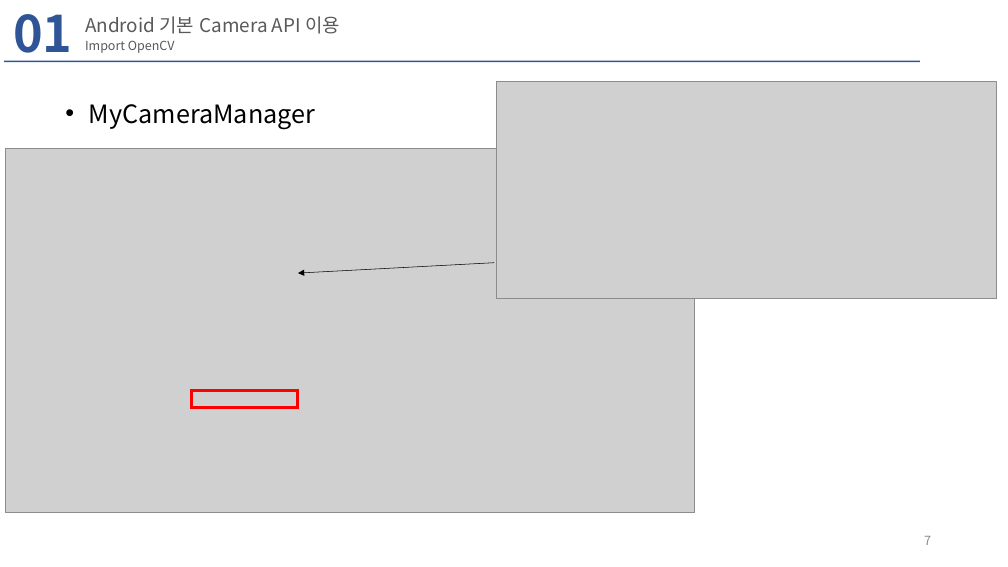
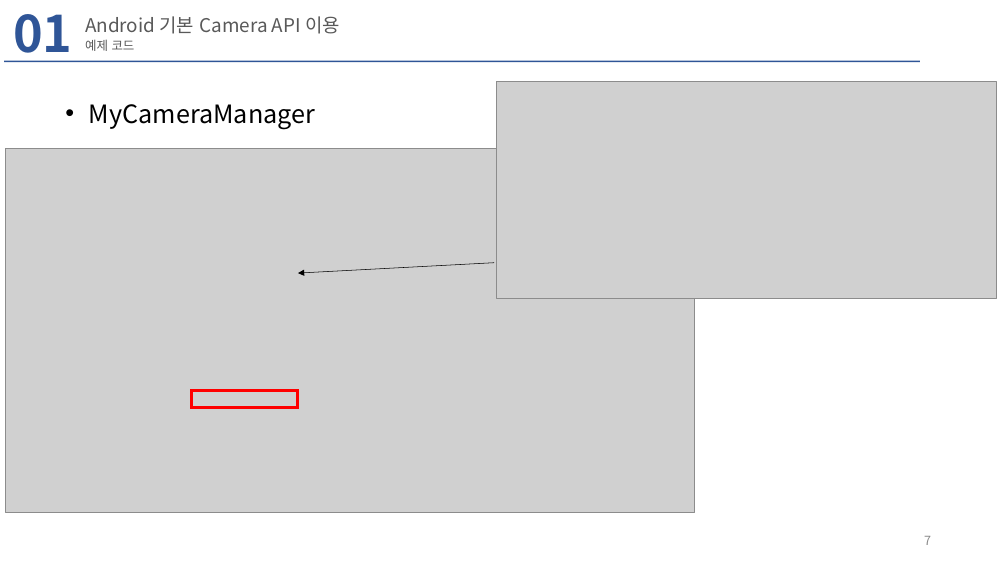
Before and after one commit to hyeonsanghwang/Lab_study, a slide deck: slide 7 of PPT/카메라 기반 실시간 영상처리 기능을 포함한 안드로이드 앱 개발 03.pptx. Drawn at 1008x567 pixels with LibreOffice and Linux fonts; fonts in the diff are those of the drawing; grey boxes stand for pictures; background and template pictures are left out. Boxes give left, top, right and bottom in pixels: in the first picture for what was removed or moved away, otherwise in the second. Text is boxed around its words. In the diff, an @@ line names an element or a change of style, - is before the commit and + after.

Commit message:
Update content on camera2 api with opencv processing

```diff
--- a/PPT/카메라 기반 실시간 영상처리 기능을 포함한 안드로이드 앱 개발 03.pptx
+++ b/PPT/카메라 기반 실시간 영상처리 기능을 포함한 안드로이드 앱 개발 03.pptx
@@ text at bbox=[85, 39, 135, 51]: text changed @@
-Import OpenCV
+예제 코드
```
Also in this commit, not shown: 9 other slides changed, 7 slides added, 39 other files.
